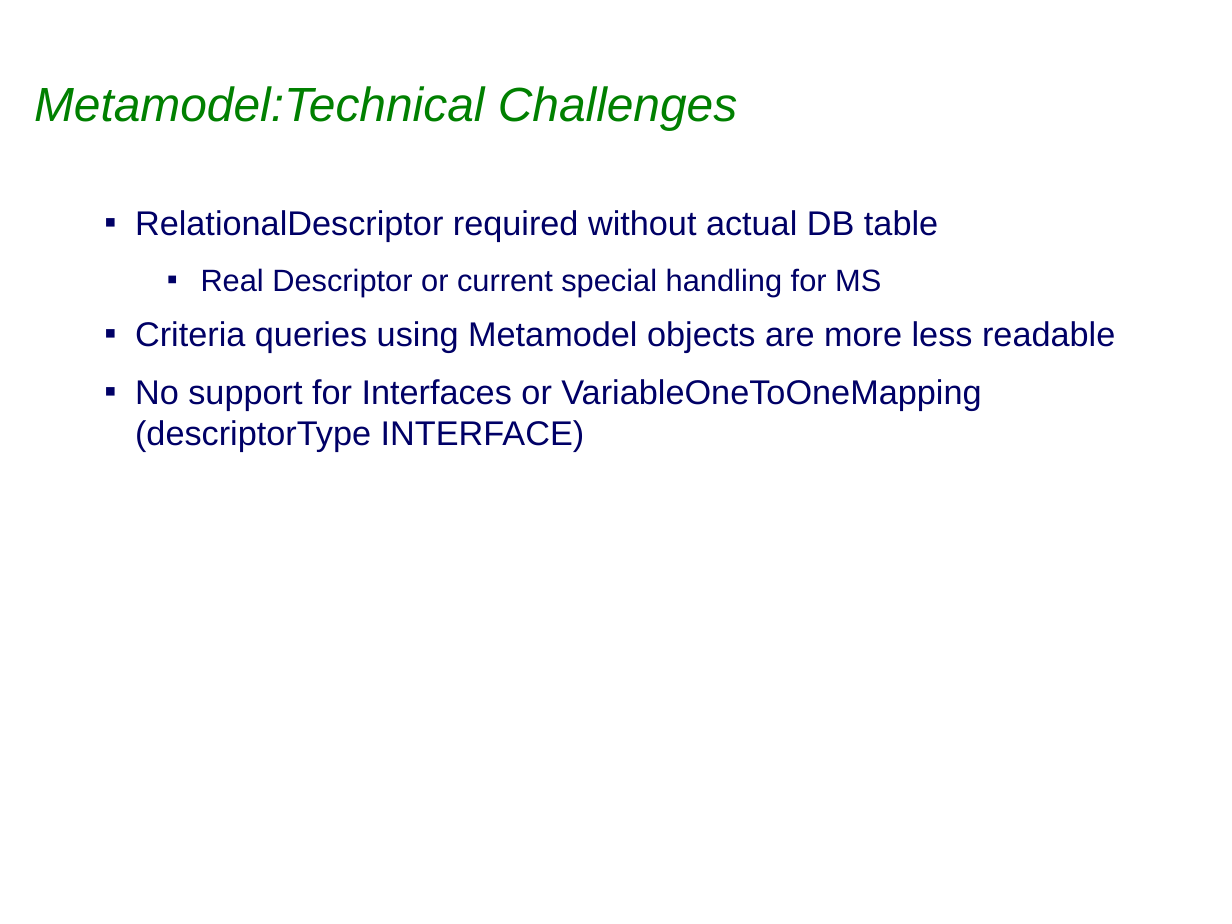
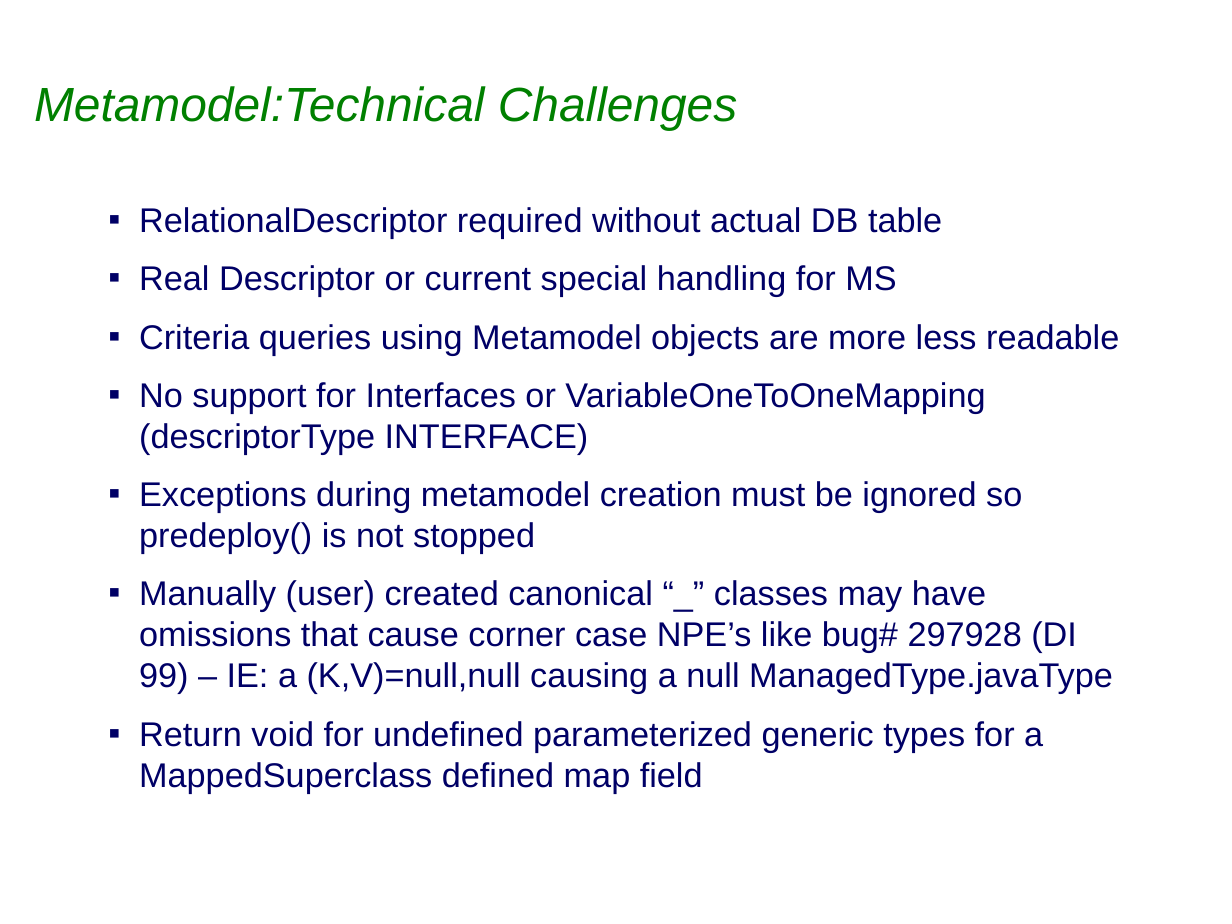
Before and after one commit to sabineheider/incubator, a slide deck: slide 25 of summit-2010/EclipseLink_JPA2_Metamodel.ppt (slide 22 before the commit). Drawn at 1232x924 pixels with LibreOffice and Linux fonts; fonts in the diff are those of the drawing; background and template pictures are left out. Boxes give left, top, right and bottom in pixels: in the first picture for what was removed or moved away, otherwise in the second. Text is boxed around its words. In the diff, an @@ line names an element or a change of style, - is before the commit and + after.

Commit message:
312854: EclipseLink Summit 2010 : Metamodel API PPT initial rough draft submission 2 http://wiki.eclipse.org/EclipseLink/Development/Summit/Topics#JPA_2.0 - I will be updating this PPT over the next 24 hours with a couple more versions as the demo is worked out

```diff
--- a/summit-2010/EclipseLink_JPA2_Metamodel.ppt
+++ b/summit-2010/EclipseLink_JPA2_Metamodel.ppt
@@ text at box(139, 265, 896, 297): size 18 to 20 pt in "Real Descriptor or current special handling for ..."; list level 2 to 1 in "Real Descriptor or current special ..." @@
@@ text at box(139, 481, 1113, 793): paragraphs added @@
+▪ Exceptions during metamodel creation must be ignored so predeploy() is not stopped
+▪ Manually (user) created canonical “_” classes may have omissions that cause corner case NPE’s like bug# 297928 (DI 99) – IE: a (K,V)=null,null causing a null ManagedType.javaType
+▪ Return void for undefined parameterized generic types for a MappedSuperclass defined map field
```
Also in this commit, not shown: 5 other slides changed, 3 slides added.
